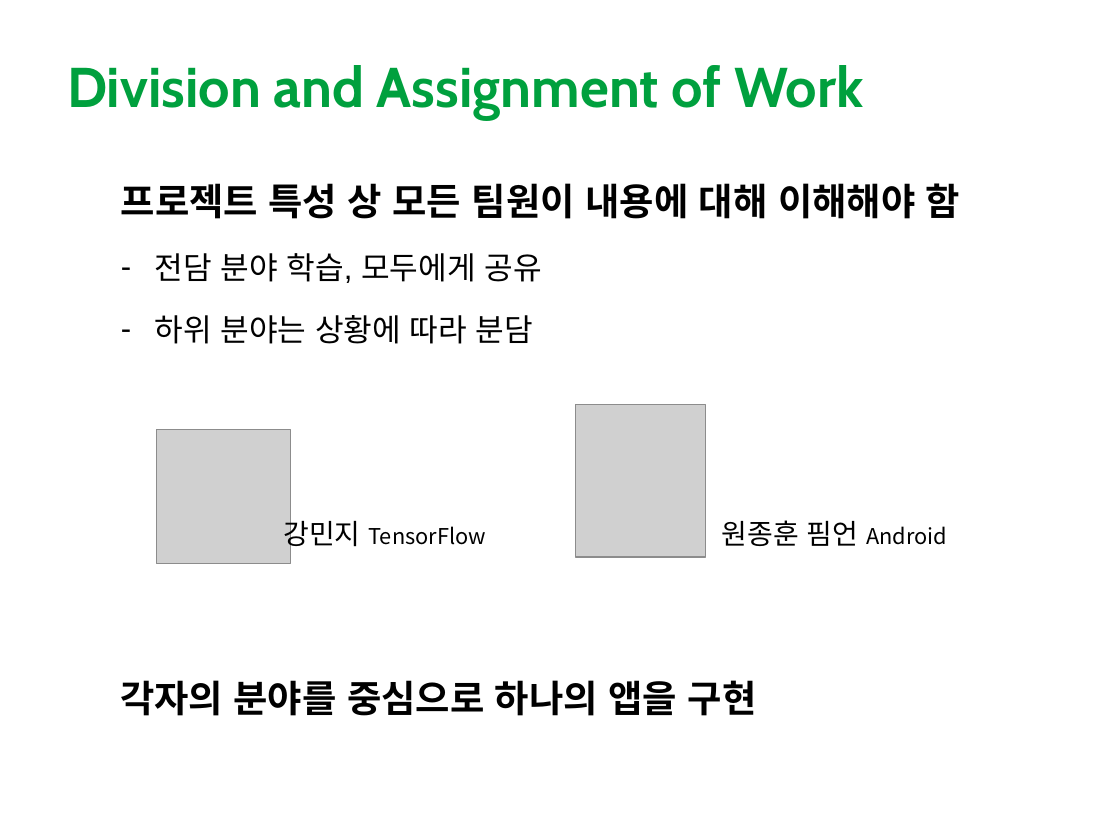
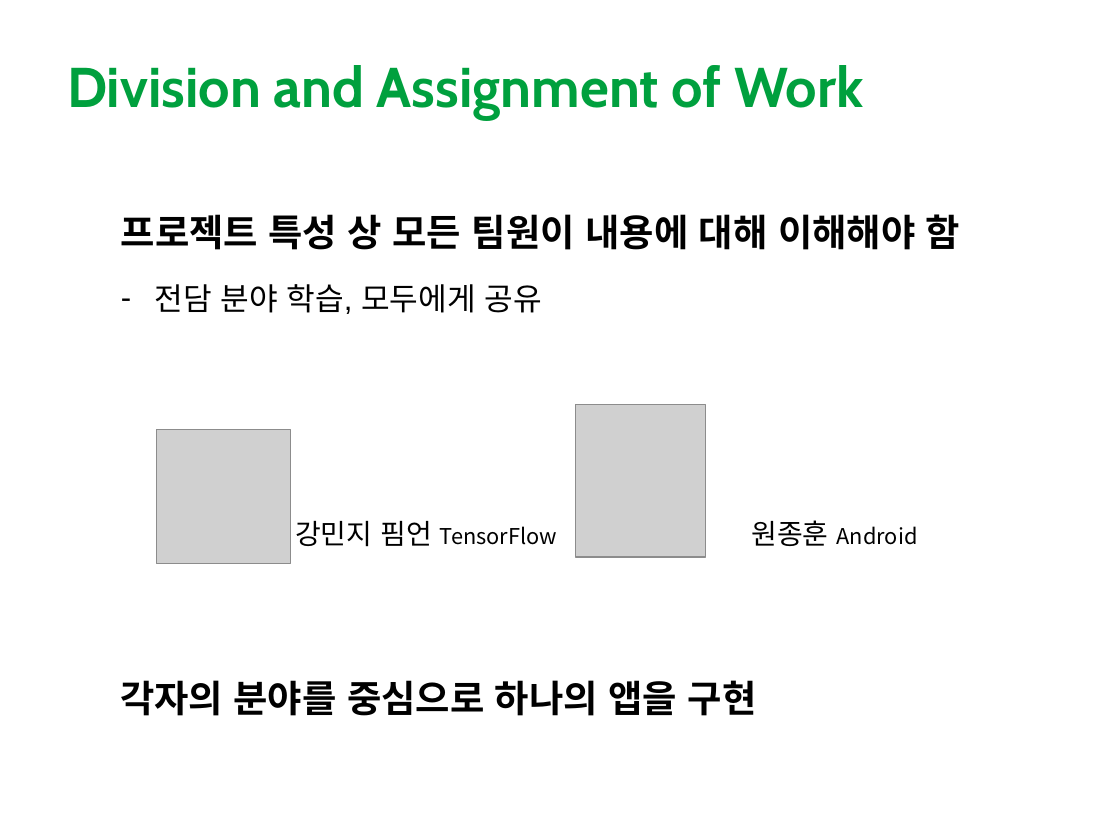
Before and after one commit to Jamjomjara/snu-artoon, a slide deck: slide 16 of artoon-spec.pptx (slide 14 before the commit). Drawn at 1120x840 pixels with LibreOffice and Linux fonts; fonts in the diff are those of the drawing; grey boxes stand for pictures. Boxes give left, top, right and bottom in pixels: in the first picture for what was removed or moved away, otherwise in the second. Text is boxed around its words. In the diff, an @@ line names an element or a change of style, - is before the commit and + after.

```diff
--- a/artoon-spec.pptx
+++ b/artoon-spec.pptx
@@ text "프로젝트 특성 상 모든 팀원이 ...": place and size @@
-text "프로젝트 특성 상 모든 팀원이 ..." at [121,183,960,344]
+text "프로젝트 특성 상 모든 팀원이 ..." at [121,214,960,314]
@@ text at [154,315,533,344]: paragraph removed @@
-– 하위 분야는 상황에 따라 분담
@@ text at [295,521,558,547]: text changed @@
-강민지 TensorFlow
+강민지 핌언 TensorFlow
@@ text at [751,520,918,546]: text changed @@
-원종훈 핌언 Android
+원종훈 Android
```
Also in this commit, not shown: 7 other slides changed.
